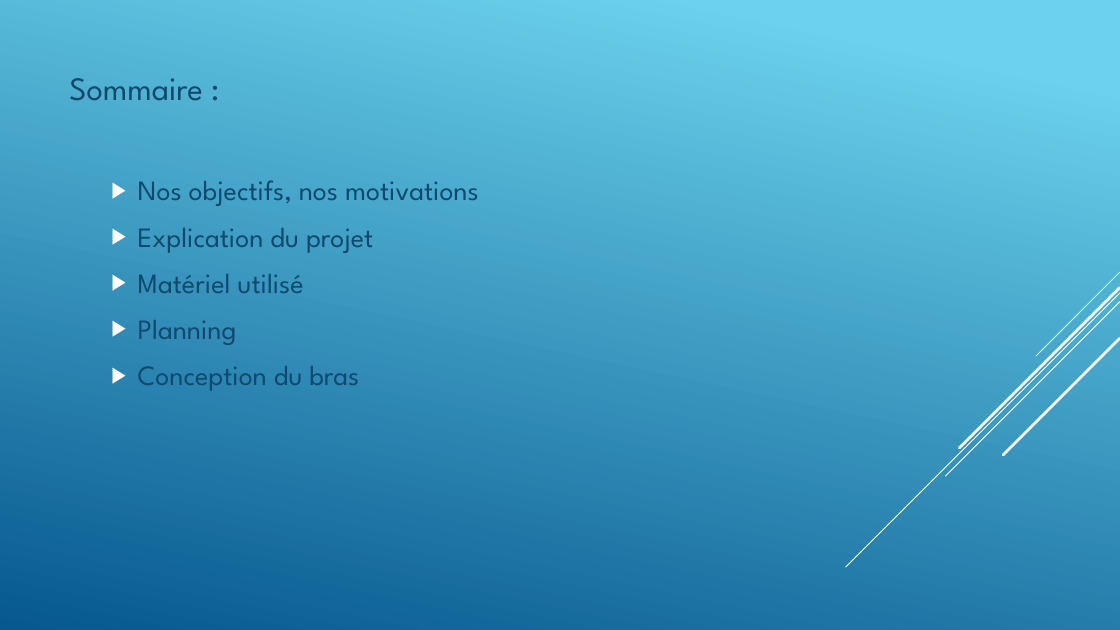
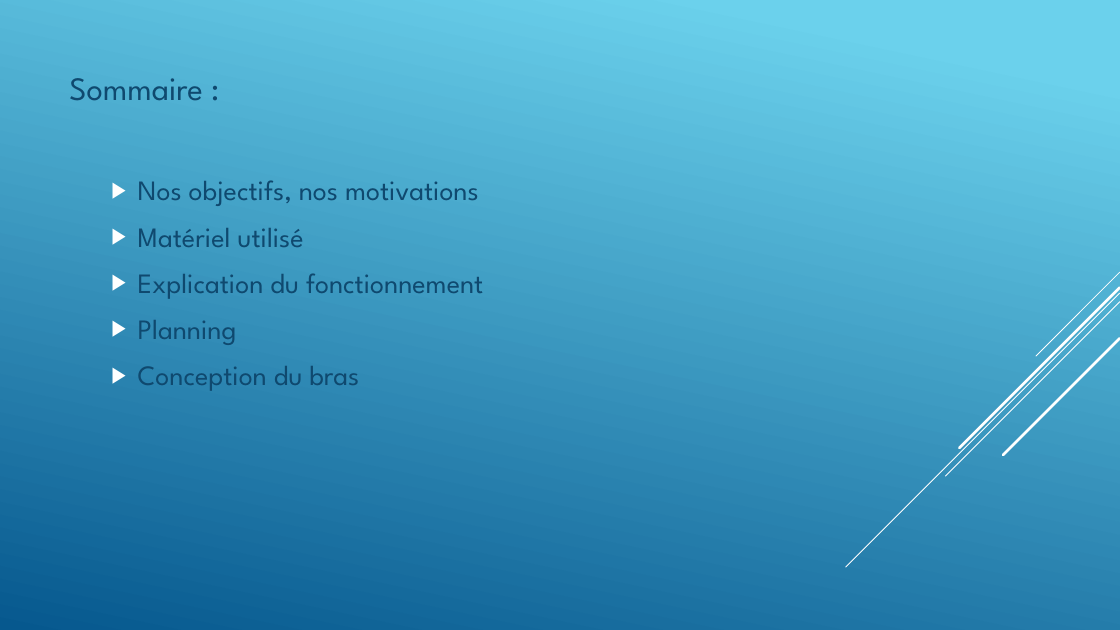
Before and after one commit to alexKrsn1234/Cimino-Krausener-PEIP2-ARDUINO-PROJECT-, a slide deck: slide 2 of PROJET ARDUINO oral.pptx. Drawn at 1120x630 pixels with LibreOffice and Linux fonts; fonts in the diff are those of the drawing. Boxes give left, top, right and bottom in pixels: in the first picture for what was removed or moved away, otherwise in the second. Text is boxed around its words. In the diff, an @@ line names an element or a change of style, - is before the commit and + after.

```diff
--- a/PROJET ARDUINO oral.pptx
+++ b/PROJET ARDUINO oral.pptx
@@ text at (138, 228, 373, 253): paragraph removed @@
-  ▶ Explication du projet
@@ text at (138, 273, 483, 299): paragraph added @@
+  ▶ Explication du fonctionnement
```
Also in this commit, not shown: 2 other slides changed, 1 other file.
